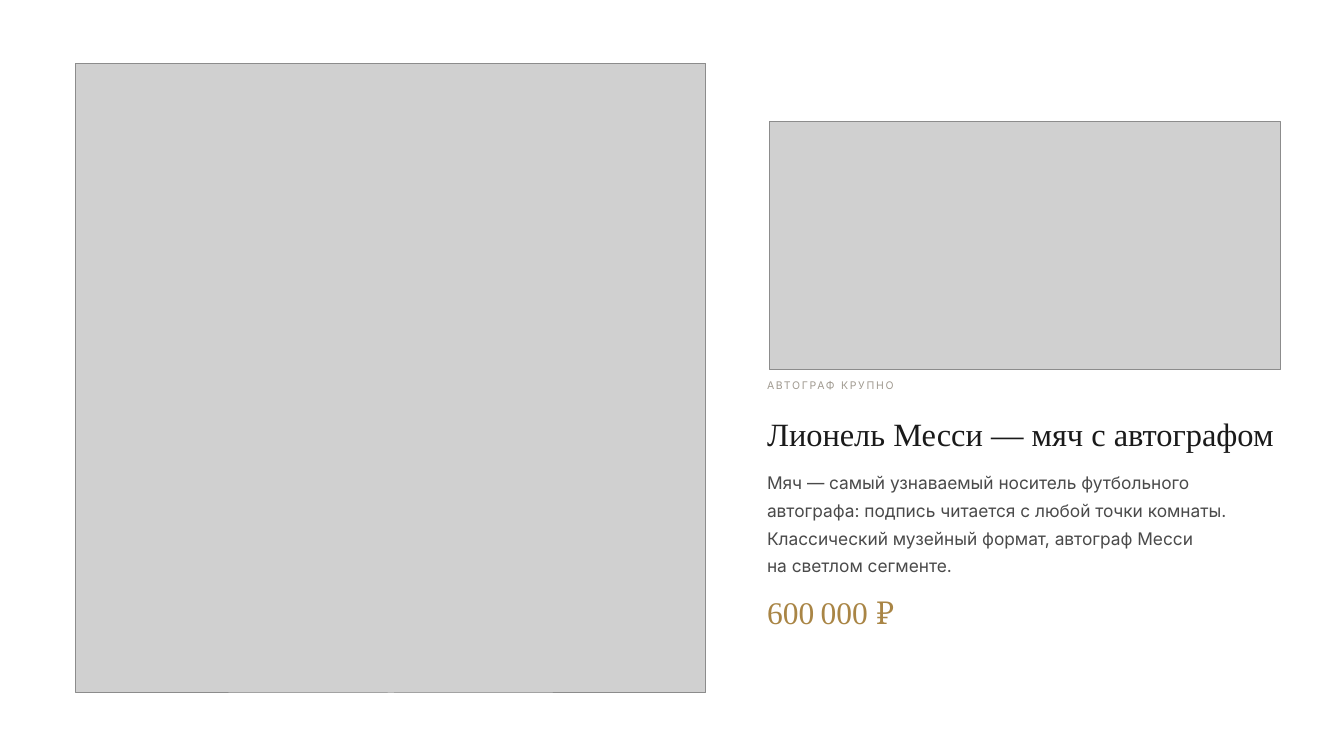
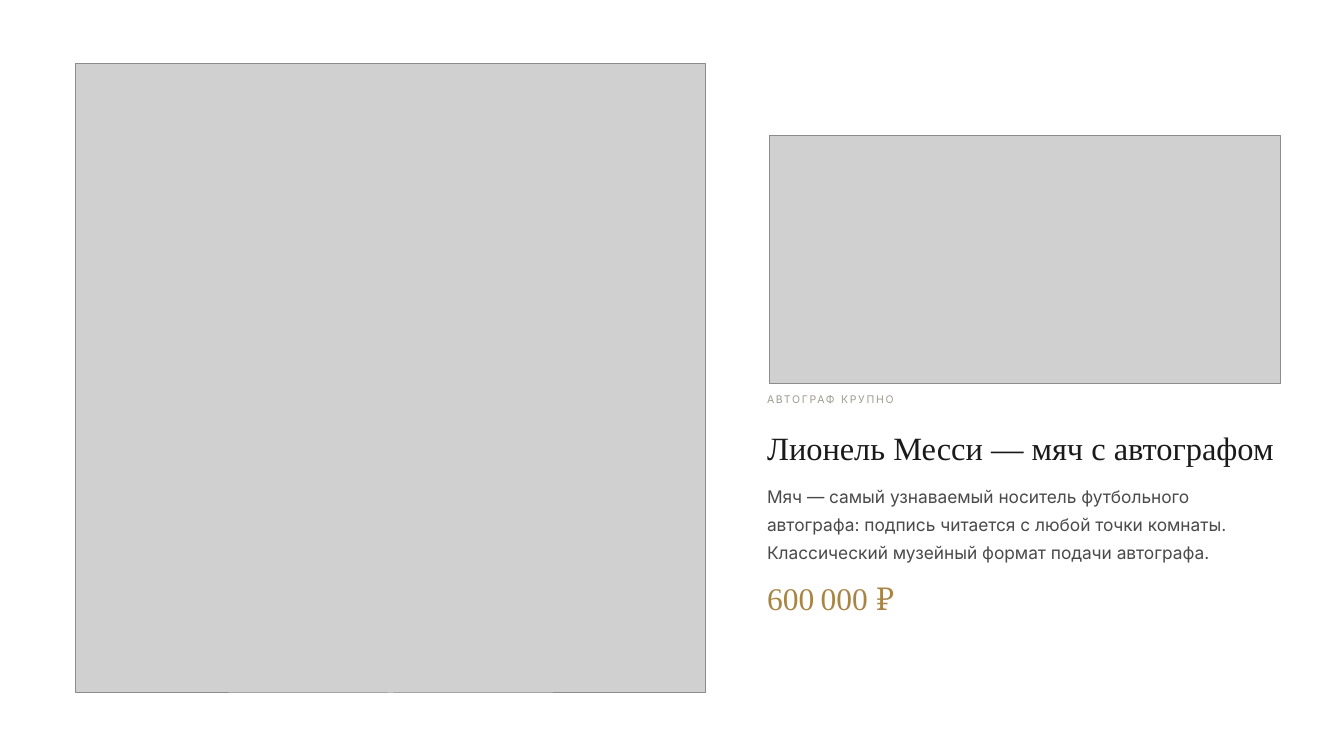
Before and after one commit to VashikMart/relictum, a slide deck: slide 8 of 17_stargift/STARGIFT_Messi.pptx. Drawn at 1344x756 pixels with LibreOffice and Linux fonts; fonts in the diff are those of the drawing; grey boxes stand for pictures. Boxes give left, top, right and bottom in pixels: in the first picture for what was removed or moved away, otherwise in the second. Text is boxed around its words. In the diff, an @@ line names an element or a change of style, - is before the commit and + after.

```diff
--- a/17_stargift/STARGIFT_Messi.pptx
+++ b/17_stargift/STARGIFT_Messi.pptx
@@ 4 rectangles, 2 texts, 1 picture: place and size @@
-4 rectangles, 2 texts, 1 picture at (767,122,1286,452)
+4 rectangles, 2 texts, 1 picture at (767,136,1286,466)
@@ text at (767,490,1226,563): text changed @@
-Мяч — самый узнаваемый носитель футбольного автографа: подпись читается с любой точки комнаты. Классический музейный формат, автограф Месси на светлом сегменте.
+Мяч — самый узнаваемый носитель футбольного автографа: подпись читается с любой точки комнаты. Классический музейный формат подачи автографа.
@@ text "600 000 ₽": place and size @@
-text "600 000 ₽" at (767,603,868,625)
+text "600 000 ₽" at (767,589,868,611)
```
Also in this commit, not shown: 6 other slides changed, 13 other files.
